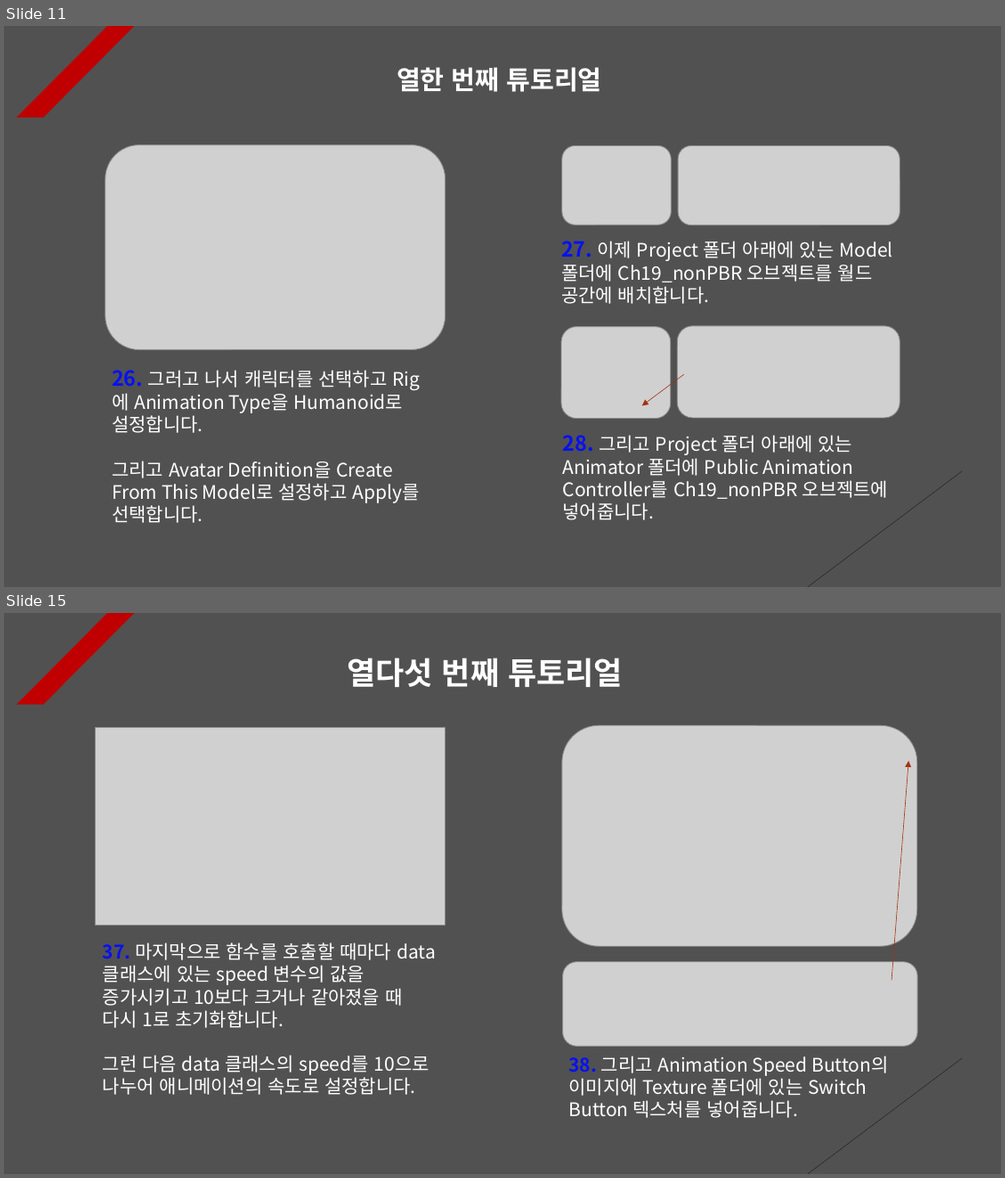
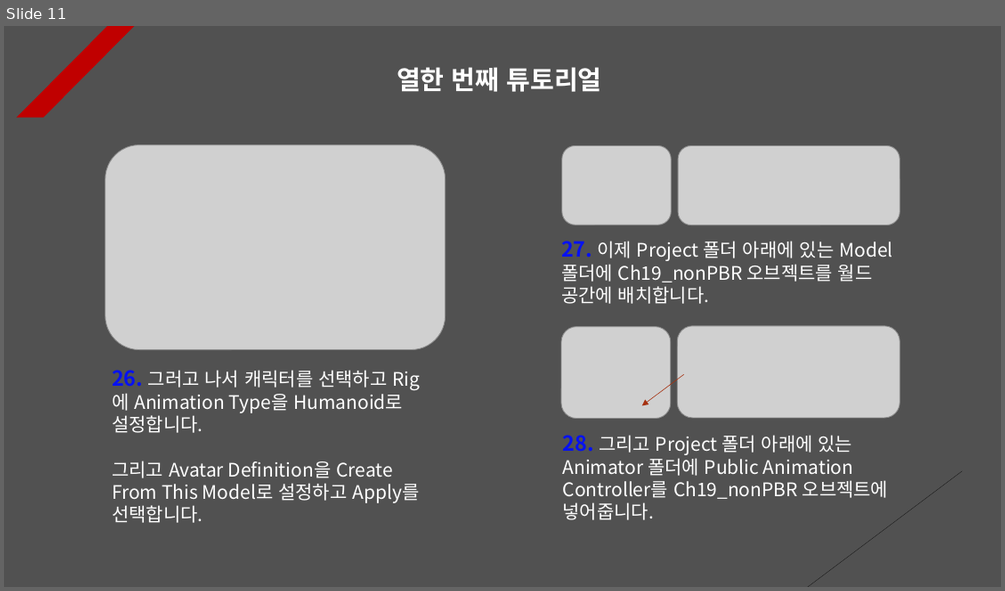
Before and after one commit to Unity2033/3D-UnityEngine, a slide deck: Assets/Class/Animation Retargeting/PPT Data/Animation Retargeting Example.pptx. Shown one above the other, each under a label of ours: slides 11 and 15 before the commit, slide 11 after it; the slides between them are not shown. The pictures are 1005x1178 and 1005x591 pixels, drawn with LibreOffice and Linux fonts; fonts in the diff are those of the drawing; grey boxes stand for pictures. Boxes give left, top, right and bottom in pixels: in the first picture for what was removed or moved away, otherwise in the second. Text is boxed around its words. In the diff, an @@ line names an element or a change of style, - is before the commit and + after.

```diff
--- a/Assets/Class/Animation Retargeting/PPT Data/Animation Retargeting Example.pptx
+++ b/Assets/Class/Animation Retargeting/PPT Data/Animation Retargeting Example.pptx
@@ slide 15 removed at (4,613,1001,1174), background #515151; not listed: 2 template elements that a slide beside it also shows @@
@@ text removed at (348,657,623,687) @@
-열다섯 번째 튜토리얼
@@ picture removed at (96,728,445,925) @@
@@ picture removed at (562,725,917,946) @@
@@ arrow removed from (891, 981) to (909, 761) @@
@@ text removed at (103,942,436,1094) @@
-37. 마지막으로 함수를 호출할 때마다 data 클래스에 있는 speed 변수의 값을 증가시키고 10보다 크거나 같아졌을 때 다시 1로 초기화합니다.
-그런 다음 data 클래스의 speed를 10으로 나누어 애니메이션의 속도로 설정합니다.
@@ picture removed at (563,962,917,1046) @@
@@ text removed at (568,1055,889,1118) @@
-38. 그리고 Animation Speed Button의 이미지에 Texture 폴더에 있는 Switch Button 텍스처를 넣어줍니다.
```
Also in this commit, not shown: 6 slides changed, 1 slide added, 1 other slide removed, 19 other files.
